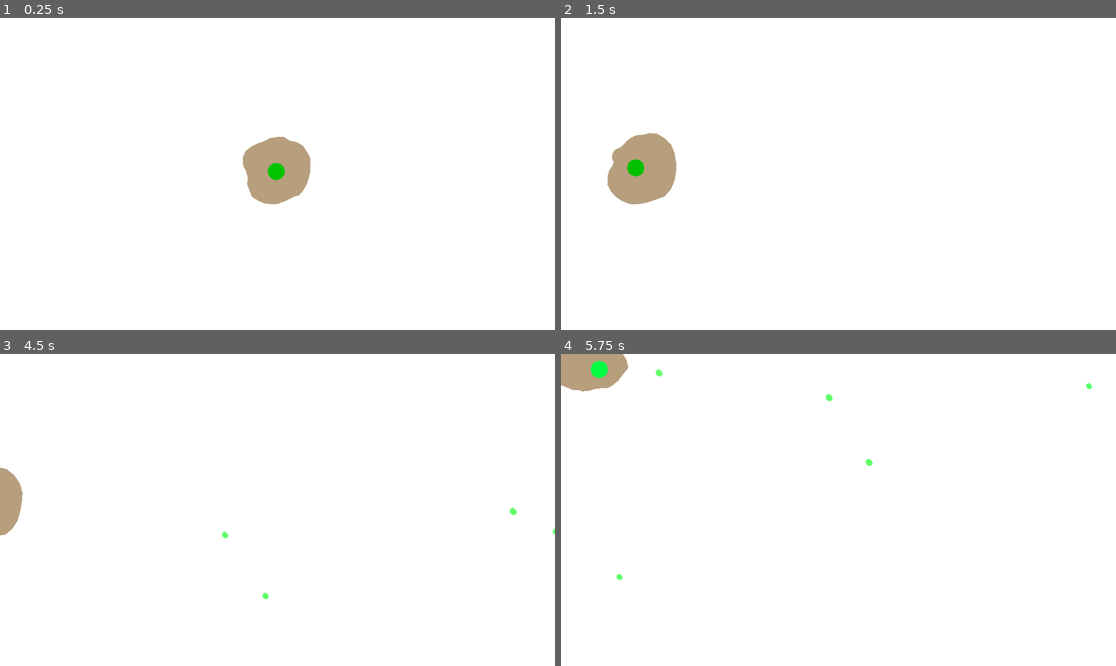
Above: before the commit, frames 1-4 (two rows, left to right).
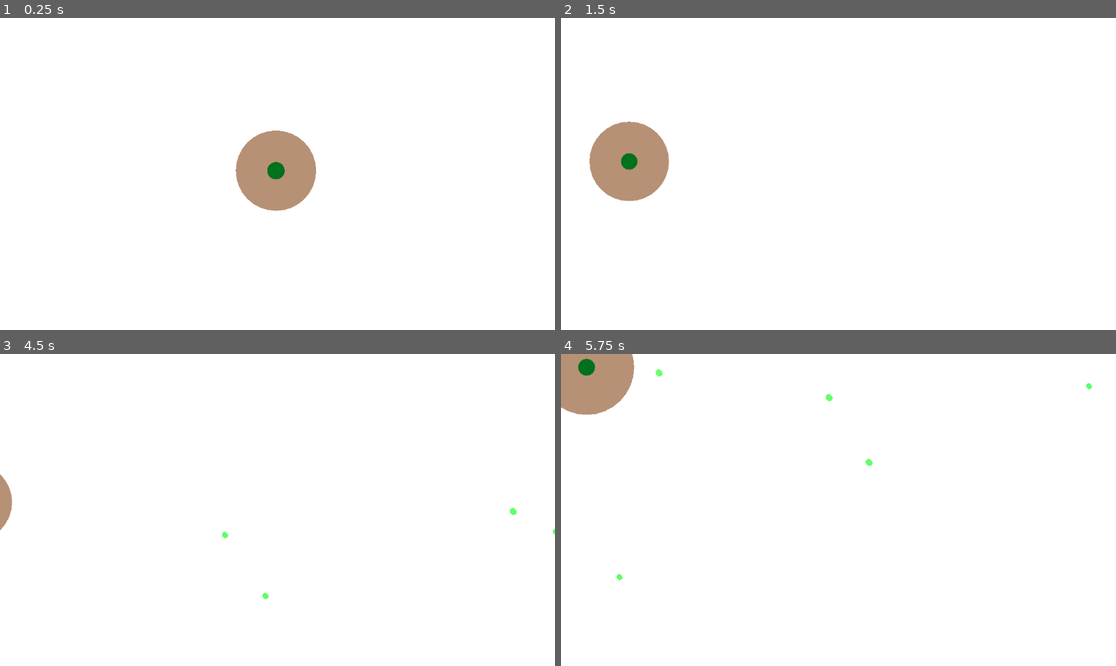
Above: after the commit, the same moments.

Repository: Snetchy09/jellism
Game: Godot game, scene res://World.tscn
Two runs of this game, one before a commit and one after it. Both use one fixed random seed, a clock stepped at 60 frames per second and the inputs below.
Inputs (mouse positions are in pixels of both pictures, inside the frame that each line leads up to):
- Up to frame 1 (0.25 s): no input
- Up to frame 2 (1.5 s): move the mouse to (960, 158) at 0.52 s; hold Right (ui_right) 0.53-1.25 s; click (960, 158) at 0.67 s; drag from (727, 189) to (810, 236) at 1.27 s
- Up to frame 3 (4.5 s): move the mouse to (333, 441) at 2.02 s; hold Right (ui_right) 2.03-2.75 s; drag from (249, 572) to (449, 510) at 2.77 s; move the mouse to (444, 556) at 3.52 s; hold Left (ui_left) 3.53-4.25 s; drag from (111, 463) to (210, 594) at 4.27 s
- Up to frame 4 (5.75 s): move the mouse to (866, 510) at 5.02 s; hold Down (ui_down) from 5.03 s (still down); click (866, 510) at 5.17 s

The runs differ from the first frame. In frame 1, 1.1% of the frame differs, in the area x 42-57%, y 36-62%; in frame 2, 1.7%, in the area x 5-21%, y 33-60%; in frame 3, 0.4%; in frame 4, 1.3%.

Commit message:
Update project

Diff:
--- /dev/null
+++ b/Bacteria.tscn
@@ -0,0 +1,12 @@
+[gd_scene load_steps=3 format=3 uid="uid://d2f21kmtkc7n3"]
+
+[ext_resource type="Script" uid="uid://edl8m80ppyqi" path="res://cell/Bacteria.gd" id="1_1ih4j"]
+
+[sub_resource type="CircleShape2D" id="CircleShape2D_3mrgi"]
+radius = 3.0
+
+[node name="Bacteria" type="Area2D" groups=["bacteria"]]
+script = ExtResource("1_1ih4j")
+
+[node name="CollisionShape2D" type="CollisionShape2D" parent="."]
+shape = SubResource("CircleShape2D_3mrgi")
--- a/Cell.gd
+++ b/Cell.gd
@@ -143,15 +143,12 @@
 	visuals.draw(self, time)
 
 func _on_body_area_area_entered(area: Area2D):
-	print("DEBUG: Body area entered: ", area.name, " in cell ", name)
 	interaction.handle_area_entered(self, area)
 
 func _on_sense_area_area_entered(area: Area2D):
-	print("DEBUG: Sense area entered: ", area.name)
 	interaction.handle_sense_entered(self, area)
 
 func _on_sense_area_area_exited(area: Area2D):
-	print("DEBUG: Sense area exited: ", area.name)
 	interaction.handle_sense_exited(self, area)
 
 func _on_tree_exited():
--- a/FoodSpawner.gd
+++ b/FoodSpawner.gd
@@ -4,11 +4,15 @@
 @export var spawn_interval: float = 0.5
 @export var max_food: int = 25
 @export var world_half_extents: Vector2 = Vector2(2000, 2000)
+@export var bacteria_spawn_chance: float = 0.02
 
 var rng := RandomNumberGenerator.new()
+var bacteria_scene: PackedScene
 
 func _ready():
 	rng.randomize()
+	bacteria_scene = preload("res://Bacteria.tscn")
+
 	var timer = Timer.new()
 	add_child(timer)
 	timer.wait_time = spawn_interval
@@ -16,9 +20,15 @@
 	timer.start()
 
 func _on_spawn_timer():
+	var cell_count = get_tree().get_nodes_in_group("cells").size()
+	var waste_cloud = WasteCloud.get_instance()
+
 	var current_food = get_tree().get_nodes_in_group("food").size()
+	var food_spawn_modifier = 1.0 - (cell_count / 200.0)
+	food_spawn_modifier = clamp(food_spawn_modifier, 0.2, 1.0)
+	var adjusted_max = int(max_food * food_spawn_modifier)
 
-	if current_food < max_food:
+	if current_food < adjusted_max:
 		var food = food_scene.instantiate()
 
 		var spawn_pos = Vector2.ZERO
@@ -31,7 +41,7 @@
 				rng.randf_range(-world_half_extents.y, world_half_extents.y)
 			)
 
-			var waste = WasteCloud.get_instance().get_waste_at(spawn_pos)
+			var waste = waste_cloud.get_waste_at(spawn_pos)
 
 			if waste < 10.0:
 				break
@@ -42,3 +52,9 @@
 
 		get_parent().add_child(food)
 		food.global_position = spawn_pos
+
+	if randf() < bacteria_spawn_chance and waste_cloud.waste_map.size() > 0:
+		var random_waste_pos = waste_cloud.waste_map.keys().pick_random()
+		var bacteria = bacteria_scene.instantiate()
+		get_parent().add_child(bacteria)
+		bacteria.global_position = random_waste_pos
--- /dev/null
+++ b/cell/Bacteria.gd
@@ -0,0 +1,28 @@
+extends Area2D
+class_name Bacteria
+
+var age: float = 0.0
+var max_age: float = 30.0
+var velocity: Vector2 = Vector2.ZERO
+
+func _ready():
+	add_to_group("bacteria")
+	velocity = Vector2(randf_range(-30, 30), randf_range(-30, 30))
+
+func _process(delta):
+	age += delta
+
+	position += velocity * delta
+	velocity = velocity.lerp(Vector2.ZERO, delta * 0.5)
+
+	var waste = WasteCloud.get_instance().get_waste_at(global_position)
+	if waste > 5.0:
+		position += Vector2(cos(age), sin(age * 0.7)).normalized() * 50.0 * delta
+
+	if age >= max_age or position.distance_to(Vector2.ZERO) > 3000:
+		queue_free()
+
+func _on_area_entered(area: Area2D):
+	if area.is_in_group("food"):
+		area.queue_free()
+		age = max_age - 2.0
--- a/cell/CellBrain.gd
+++ b/cell/CellBrain.gd
@@ -1,63 +1,62 @@
 class_name CellBrain
 
-func decide_behavior(cell: Node2D, delta: float, time: float):
+func decide_behavior(cell: Node2D, delta: float, time: float) -> void:
 	cell.food_in_range = cell.food_in_range.filter(func(a): return is_instance_valid(a))
 
-	var speed = 120.0 / (1.0 + cell.connected_cells.size() * 0.5)
+	# ✅ EXISTING DNA KEY
+	var speed_mod: float = cell.genetics.dna["speed"]
+	var speed = 120.0 * speed_mod / (1.0 + cell.connected_cells.size() * 0.5)
 
-	# CARNIVORE HUNTING
-	if cell.current_role == 5:  # CARNIVORE
-		speed *= 2.5
-		var nearest_cell = null
-		var nearest_dist = 9999.0
+	# ✅ EXISTING DNA KEY
+	var aggression: float = cell.genetics.dna["aggression"]
 
-		var others = cell.get_tree().get_nodes_in_group("cells")
-		for other in others:
-			if other == cell or other. current_role == 5:
+	# --- AGGRESSIVE BEHAVIOR ---
+	if aggression > 0.6:
+		speed *= 1.5
+		var nearest_cell: Node2D = null
+		var nearest_dist := INF
+
+		for other in cell.get_tree().get_nodes_in_group("cells"):
+			if other == cell:
 				continue
-			var dist = cell.global_position. distance_to(other.global_position)
+			if other.genetics.dna["aggression"] > 0.6:
+				continue
+
+			var dist = cell.global_position.distance_to(other.global_position)
 			if dist < nearest_dist:
 				nearest_dist = dist
 				nearest_cell = other
 
 		if nearest_cell and nearest_dist < 600.0:
 			cell.target_pos = nearest_cell.global_position
-			cell.global_position += cell.global_position.direction_to(cell.target_pos) * speed * delta
-			return
-		else:
-			# Hunt randomly if no prey nearby
-			var drift = Vector2(cell.noise.get_noise_2d(time * 5, 0), cell.noise.get_noise_2d(0, time * 5)).normalized()
-			cell.global_position += drift * speed * delta
+			cell.global_position += (
+				cell.global_position.direction_to(cell.target_pos)
+				* speed * delta
+			)
 			return
 
-	# SURVIVOR - Fast flee from danger
-	if cell.current_role == 6:  # SURVIVOR
-		speed *= 3.5
-
-		var nearest_threat = null
-		var nearest_threat_dist = 9999.0
-
-		var others = cell.get_tree().get_nodes_in_group("cells")
-		for other in others:
-			if other == cell or other.current_role != 5:
-				continue
-			var dist = cell.global_position.distance_to(other.global_position)
-			if dist < 400.0 and dist < nearest_threat_dist:
-				nearest_threat_dist = dist
-				nearest_threat = other
-
-		if nearest_threat:
-			var flee_dir = (cell.global_position - nearest_threat.global_position).normalized()
-			cell.target_pos = cell.global_position + flee_dir * 300.0
-			cell.global_position += flee_dir * speed * delta
-			return
-
-	# REGULAR BEHAVIOR - Herbivores
+	# --- FEEDING BEHAVIOR ---
 	if cell.food_in_range.size() > 0:
 		cell.target_pos = cell.food_in_range[0].global_position
-		cell.global_position += cell.global_position. direction_to(cell.target_pos) * speed * delta
-	elif cell.shared_target != Vector2.ZERO and cell.global_position. distance_to(cell.shared_target) > 50:
-		cell.global_position += cell.global_position.direction_to(cell.shared_target) * speed * delta
-	else:
-		var drift = Vector2(cell.noise.get_noise_2d(time * 5, 0), cell.noise.get_noise_2d(0, time * 5)).normalized()
-		cell.global_position += drift * 30.0 * delta
+		cell.global_position += (
+			cell.global_position.direction_to(cell.target_pos)
+			* speed * delta
+		)
+		return
+
+	# --- FOLLOW SHARED SIGNAL ---
+	if cell.shared_target != Vector2.ZERO \
+	and cell.global_position.distance_to(cell.shared_target) > 50.0:
+		cell.global_position += (
+			cell.global_position.direction_to(cell.shared_target)
+			* speed * delta
+		)
+		return
+
+	# --- IDLE DRIFT ---
+	var drift = Vector2(
+		cell.noise.get_noise_2d(time * 5.0, 0.0),
+		cell.noise.get_noise_2d(0.0, time * 5.0)
+	).normalized()
+
+	cell.global_position += drift * 30.0 * delta
--- a/cell/CellMetabolism.gd
+++ b/cell/CellMetabolism.gd
@@ -1,33 +1,33 @@
 class_name CellMetabolism
 
-func update(cell:  Node2D, delta: float):
-	# Decrease energy
-	cell.energy -= cell.energy_decay_rate * delta
+func update(cell: Node2D, delta: float) -> void:
+	var metabolism_mod: float = cell.genetics.dna["metabolism"]
+	var energy_eff: float = cell.genetics.dna["metabolism"]
 
-	# Share resources
-	share_resources_and_signals(cell, delta)
+	var decay = cell.energy_decay_rate * metabolism_mod / energy_eff
+	cell.energy -= decay * delta
 
-	# Update radius based on energy
-	cell.current_radius = lerp(40.0, 80.0, cell.energy / 100.0)
+	cell.current_radius = lerp(
+		40.0,
+		80.0,
+		cell.energy / 100.0
+	) * cell.genetics.dna["size"]
 
-	# Die if no energy
-	if cell.energy <= 0:
+	if cell.energy <= 0.0:
 		cell.queue_free()
 
+
 func share_resources_and_signals(cell: Node2D, delta: float):
-	# Clean dead connections
 	cell.connected_cells = cell.connected_cells.filter(func(c): return is_instance_valid(c))
 
 	for other in cell.connected_cells:
-		# Equalize energy
 		var diff = cell.energy - other.energy
 		if diff > 10.0:
 			var transfer = diff * delta * 0.5
 			cell.energy -= transfer
 			other.energy += transfer
 
-		# Share vision
 		if other.food_in_range.size() > 0:
-			cell.shared_target = other. target_pos
+			cell.shared_target = other.target_pos
 			if cell.signal_pulse < 0.1:
 				cell.signal_pulse = 1.0
--- a/cell/CellReproduction.gd
+++ b/cell/CellReproduction.gd
@@ -63,15 +63,6 @@
 		sister.organism_level = cell.organism_level
 		sister.maturity = cell.maturity
 
-		if cell.current_role == 5:
-			sister.current_role = 5
-			sister.modulate = Color(2.5, 0.1, 0.1)
-			print("🔴 CARNIVORE OFFSPRING SPAWNED!")
-		elif cell.organism_level == 1 and randf() < 0.05:
-			sister.current_role = 5
-			sister.modulate = Color(2.5, 0.1, 0.1)
-			print("🔴 WILD CARNIVORE MUTATION!")
-
 		sister.genetics = cell.genetics.copy()
 		sister.modulate = sister.genetics.get_color()
 
--- a/cell/CellVisuals.gd
+++ b/cell/CellVisuals.gd
@@ -1,131 +1,66 @@
+extends RefCounted
 class_name CellVisuals
 
-func update_nucleus_shape(cell: Node2D):
-	var n_pts = []
-	for i in range(12):
-		var a = (PI * 2 / 12) * i
-		n_pts.append(Vector2(cos(a), sin(a)) * 18.0)
-	cell.nucleus.polygon = n_pts
-
-func update_membrane(cell: Node2D, time:  float, delta: float):
-	# This is now in CellPhysics. update_membrane()
-	pass
-
-func update_nucleus_visuals(cell: Node2D, delta: float, time:  float):
-	var n_scale = cell.nucleus_size / 18.0
-	cell.nucleus. scale = cell.nucleus. scale.lerp(Vector2.ONE * n_scale, delta * 2.0)
-
-	var n_offset = (cell.target_pos - cell.global_position).limit_length(cell.current_radius * 0.3)
-	cell.nucleus.position = cell.nucleus.position.lerp(n_offset, delta * 2.0)
-
-	# Being eaten - red glow
-	if cell. is_being_eaten and is_instance_valid(cell.being_eaten_by):
-		var pulse = sin(time * 20.0)  # Fast pulsing when eaten
-		var eaten_color = Color(2.0, 0.0, 0.0).lerp(Color(3.0, 0.0, 0.0), (pulse + 1.0) * 0.5)
-		cell.nucleus.modulate = eaten_color
+# --- INITIAL NUCLEUS SHAPE ---
+func update_nucleus_shape(cell: Node2D) -> void:
+	if not cell.has_node("Nucleus"):
 		return
 
-	# Energy-based color
-	var energy_ratio = clamp(cell.energy / 100.0, 0.0, 1.0)
-	var starving_color = Color(2, 0, 0)
-	var healthy_color = Color(0, 2, 0)
-	var base_color = starving_color. lerp(healthy_color, energy_ratio)
+	var nucleus: Polygon2D = cell.nucleus
+	var points: PackedVector2Array = []
 
-	if cell.energy >= cell.full_threshold:
-		var pulse = (sin(time * 8.0) + 1.0) * 0.5
-		var ready_color = Color(3.0, 3.0, 5.0)
-		cell.nucleus.modulate = base_color.lerp(ready_color, pulse * 0.5)
-	else:
-		cell.nucleus.modulate = base_color
+	var radius = cell.nucleus_size
+	var count = 16
 
-func draw(cell: Node2D, time: float = 0.0):
-	# BEING EATEN - RED GLOW & SUCTION
-	if cell.is_being_eaten and is_instance_valid(cell.being_eaten_by):
-		var eaten_pulse = sin(time * 15.0) * 0.5 + 0.5
-		cell.draw_circle(Vector2.ZERO, cell.current_radius, Color(2.0, 0.0, 0.0, eaten_pulse * 0.5))
+	for i in range(count):
+		var angle = TAU * float(i) / float(count)
+		points.append(Vector2(cos(angle), sin(angle)) * radius)
 
-		# Draw suction lines being pulled in
-		var suction_count = int(cell.eaten_amount * 16.0)
-		for i in range(suction_count):
-			var angle = (PI * 2 / 16.0) * i
-			var p1 = Vector2(cos(angle), sin(angle)) * cell.current_radius
-			var p2 = Vector2(cos(angle), sin(angle)) * (cell.current_radius * 0.4)
-			cell.draw_line(p1, p2, Color(3.0, 0.0, 0.0, 0.8), 4.0)
+	nucleus.polygon = points
+
+
+# --- MEMBRANE UPDATE ---
+func update_membrane(cell: Node2D, time: float, delta: float) -> void:
+	if not cell.has_node("Polygon2D"):
 		return
-	# 1.  Carnivore - Spikes
-	if cell.current_role == 5:  # CARNIVORE
-		cell.modulate = Color(2.5, 0.1, 0.1)
-		for i in range(12):
-			var angle = (PI * 2 / 12) * i
-			var p1 = Vector2(cos(angle), sin(angle)) * cell.current_radius
-			var p2 = Vector2(cos(angle), sin(angle)) * (cell.current_radius + 40.0)
-			var pulse = (sin(time * 5.0 + i) + 1.0) * 0.5
-			var spike_color = Color. RED.lerp(Color(1, 0.2, 0.2), pulse)
-			cell.draw_line(p1, p2, spike_color, 6.0)
 
-	# ...  rest of draw code ...
+	var membrane: Polygon2D = cell.membrane
+	var points: PackedVector2Array = []
 
-	# 2. Leader - Crown
-	if cell.current_role == 1:  # LEADER
-		for i in range(6):
-			var angle = (PI * 2 / 6) * i
-			var p = Vector2(cos(angle), sin(angle)) * (cell.current_radius * 1.3)
-			cell.draw_circle(p, 4.0, Color(1.0, 1.5, 2.5, 0.6))
+	var dna_size: float = cell.genetics.dna["size"]
+	var base_radius = lerp(
+		cell.base_membrane_radius,
+		cell.max_membrane_radius,
+		cell.energy / 100.0
+	) * dna_size
 
-	# 3. Defense - Spiky armor
-	if cell.current_role == 3:  # DEFENSE
-		for i in range(8):
-			var angle = (PI * 2 / 8) * i
-			var p1 = Vector2(cos(angle), sin(angle)) * cell.current_radius
-			var p2 = Vector2(cos(angle), sin(angle)) * (cell.current_radius + 25.0)
-			cell.draw_line(p1, p2, Color(2.5, 1.0, 1.0), 4.0)
+	for i in range(cell.vertex_count):
+		var angle = TAU * float(i) / float(cell.vertex_count)
 
-	# 4. Neural - Pulsing center
-	if cell.current_role == 4:  # NEURAL
-		var pulse = (sin(time * 10.0) + 1.0) * 0.5
-		cell.draw_circle(Vector2.ZERO, cell.current_radius * 0.8, Color(2.0, 2.0, 1.0, pulse * 0.3))
+		var wobble = cell.noise.get_noise_2d(
+			cos(angle) + time,
+			sin(angle) + time
+		) * cell.wobble_intensity * 10.0
 
-	# 5. Survivor - Fast stripes (speed lines)
-	if cell.current_role == 6:  # SURVIVOR
-		cell.modulate = Color(0.5, 2.0, 0.5)
-		for i in range(3):
-			var offset = sin(time * 8.0 + i) * 15.0
-			var p1 = Vector2(-cell.current_radius, offset)
-			var p2 = Vector2(cell.current_radius, offset)
-			cell.draw_line(p1, p2, Color(0.5, 2.0, 0.5, 0.4), 2.0)
+		var r = base_radius + wobble
+		points.append(Vector2(cos(angle), sin(angle)) * r)
 
-	# 6. Storage - No special visuals (just big)
-	if cell.current_role == 2:  # STORAGE
-		pass
+	membrane.polygon = points
 
-	# 7. Stinger - Tail
-	if cell.current_role == 7:  # STINGER
-		draw_stinger_tail(cell, time)
 
-	# 8. Mega Colossus
-	if cell.is_mega_fused and cell.mega_type == "Colossus":
-		for i in range(12):
-			var angle = (PI * 2 / 12) * i
-			var p = Vector2(cos(angle), sin(angle)) * (cell.current_radius + 20.0)
-			cell.draw_circle(p, 12.0, Color(0.3, 0.3, 0.3, 0.7))
+# --- NUCLEUS VISUAL ANIMATION ---
+func update_nucleus_visuals(cell: Node2D, delta: float, time: float) -> void:
+	var pulse = 1.0 + sin(time * 4.0) * 0.05
+	cell.nucleus.scale = Vector2.ONE * pulse
 
-func draw_stinger_tail(cell: Node2D, time:  float):
-	var move_dir = cell.global_position.direction_to(cell.target_pos) if cell.global_position.distance_to(cell.target_pos) > 15.0 else Vector2.RIGHT
-	var tail_dir = -move_dir
 
-	var tail_points = []
-	var t = time * 0.005
-
-	for i in range(12):
-		var progress = float(i) / 12.0
-		var tail_length = cell.current_radius + (progress * 80.0)
-
-		var angle = tail_dir.angle()
-		angle += sin(t + i * 0.3) * 0.6 * (1.0 - progress)
-
-		var wave_x = cos(angle) * tail_length
-		var wave_y = sin(angle) * tail_length + sin(t * 2.0 + i) * (20.0 * (1.0 - progress))
-
-		tail_points.append(Vector2(wave_x, wave_y))
-
-	cell.draw_polyline(tail_points, Color(0.8, 0.2, 0.8), 4.0)
+# --- CUSTOM DRAW (OPTIONAL OVERLAYS) ---
+func draw(cell: Node2D, time: float) -> void:
+	# Example: signal pulse ring
+	if cell.signal_pulse > 0.01:
+		var alpha = clamp(cell.signal_pulse, 0.0, 1.0)
+		cell.draw_circle(
+			Vector2.ZERO,
+			cell.current_radius * (1.2 + (1.0 - alpha)),
+			Color(1, 1, 1, alpha * 0.2)
+		)
--- a/cell/Genetics.gd
+++ b/cell/Genetics.gd
@@ -8,16 +8,16 @@
 		"speed": randf_range(0.8, 1.2),
 		"metabolism": randf_range(0.8, 1.2),
 		"aggression": randf_range(0.0, 1.0),
-		"color_r": randf_range(0.3, 1.0),
-		"color_g": randf_range(0.3, 1.0),
-		"color_b": randf_range(0.3, 1.0)
+		"color_r": randf_range(0.2, 1.0),
+		"color_g": randf_range(0.2, 1.0),
+		"color_b": randf_range(0.2, 1.0)
 	}
 
 func mutate():
 	for key in dna.keys():
 		if randf() < 0.1:
 			if key.begins_with("color"):
-				dna[key] += randf_range(-0.1, 0.1)
+				dna[key] += randf_range(-0.15, 0.15)
 				dna[key] = clamp(dna[key], 0.0, 1.0)
 			else:
 				dna[key] += randf_range(-0.15, 0.15)
Not shown, added: cell/Bacteria.gd.uid
